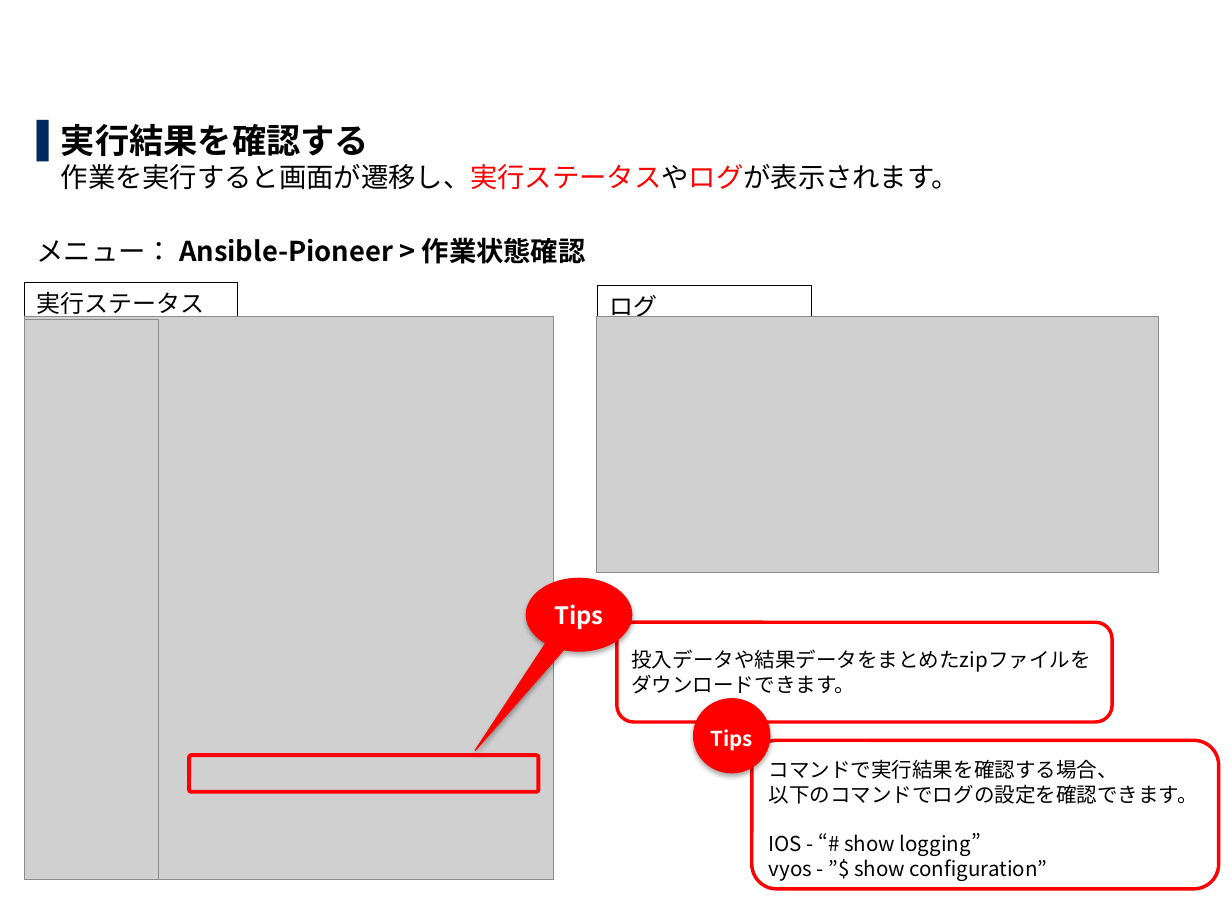
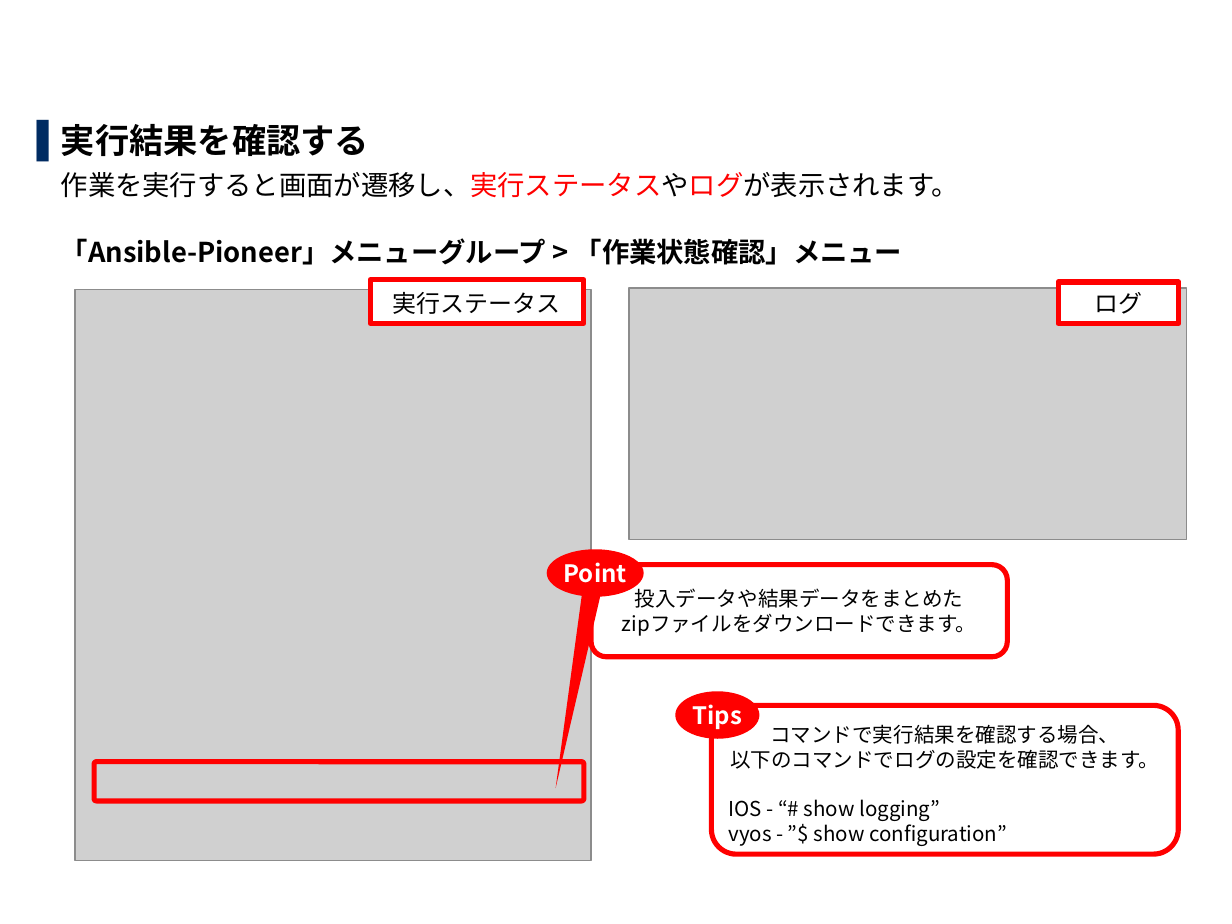
Before and after one commit to exastro-suite/it-automation-docs, a slide deck: slide 67 of asset/Learn_ja/ITA-Ansible-Driver_ja_practice.pptx (slide 64 before the commit). Drawn at 1232x924 pixels with LibreOffice and Linux fonts; fonts in the diff are those of the drawing; grey boxes stand for pictures; background and template pictures are left out. Boxes give left, top, right and bottom in pixels: in the first picture for what was removed or moved away, otherwise in the second. Text is boxed around its words. In the diff, an @@ line names an element or a change of style, - is before the commit and + after.

```diff
--- a/asset/Learn_ja/ITA-Ansible-Driver_ja_practice.pptx
+++ b/asset/Learn_ja/ITA-Ansible-Driver_ja_practice.pptx
@@ text at box(61, 124, 959, 265): text changed; bold on @@
-▌ 実行結果を確認する
-  作業を実行すると画面が遷移し、実行ステータスやログが表示されます。
-メニュー： Ansible-Pioneer > 作業状態確認
+▌ 実行結果を確認する
+  作業を実行すると画面が遷移し、実行ステータスやログが表示されます。
+  「Ansible-Pioneer」メニューグループ > 「作業状態確認」メニュー
@@ picture: place and size @@
-picture at box(25, 317, 553, 880)
+picture at box(75, 290, 591, 860)
@@ rectangle "実行ステータス": place and size @@
-rectangle "実行ステータス" at box(25, 282, 238, 324)
+rectangle "実行ステータス" at box(370, 280, 583, 323)
@@ rectangle "実行ステータス" at box(370, 280, 583, 323): alignment left to centre; vertical alignment top to bottom; fill none to #FFFFFF; outline #000000 0.75 pt to #FF0000 3 pt @@
@@ picture: place and size @@
-picture at box(596, 317, 1158, 573)
+picture at box(630, 288, 1188, 540)
@@ rectangle "ログ" at box(1058, 282, 1179, 324): alignment left to centre; vertical alignment top to bottom; fill none to #FFFFFF; outline #000000 0.75 pt to #FF0000 3 pt @@
@@ rectangle "ログ": place and size @@
-rectangle "ログ" at box(598, 286, 811, 328)
+rectangle "ログ" at box(1058, 282, 1179, 324)
@@ picture removed at box(25, 319, 159, 880) @@
@@ speech bubble added at box(547, 549, 644, 598), fill #FF0000, 14 pt, text #FFFFFF, bold @@
+Point
@@ rounded rectangle "投入データや結果データをまとめた" at box(591, 564, 1008, 657): outline #FF0000 2 pt to #FF0000 3 pt @@
@@ rounded rectangle "投入データや結果データをまとめた": place and size @@
-rounded rectangle "投入データや結果データをまとめた" at box(617, 622, 1112, 722)
+rounded rectangle "投入データや結果データをまとめた" at box(591, 564, 1008, 657)
@@ speech bubble removed at box(526, 579, 632, 652) @@
-Tips
@@ text in rounded rectangle at box(622, 586, 977, 636): text changed @@
-投入データや結果データをまとめたzipファイルを
-ダウンロードできます。
+投入データや結果データをまとめた
+zipファイルをダウンロードできます。
@@ ellipse "Tips": place and size @@
-ellipse "Tips" at box(694, 699, 770, 772)
+ellipse "Tips" at box(675, 691, 759, 739)
@@ ellipse "Tips" at box(675, 691, 759, 739): size 12 to 14 pt; outline #FF0000 0.75 pt to none; shadow off @@
@@ rounded rectangle "コマンドで実行結果を確認する場合、": place and size @@
-rounded rectangle "コマンドで実行結果を確認する場合、" at box(752, 740, 1218, 890)
+rounded rectangle "コマンドで実行結果を確認する場合、" at box(711, 706, 1178, 855)
@@ rounded rectangle "コマンドで実行結果を確認する場合、" at box(711, 706, 1178, 855): outline #FF0000 2 pt to #FF0000 3 pt @@
@@ text in rounded rectangle at box(728, 749, 1159, 821): text changed @@
-以下のコマンドでログの設定を確認できます。
-IOS - “# show logging”
+以下のコマンドでログの設定を確認できます。
+IOS - “# show logging”
@@ text in rounded rectangle at box(770, 724, 1119, 744): alignment left to centre @@
@@ rounded rectangle: place and size @@
-rounded rectangle at box(188, 755, 538, 792)
+rounded rectangle at box(94, 761, 583, 801)
@@ rounded rectangle at box(94, 761, 583, 801): outline #FF0000 2.25 pt to #FF0000 3 pt @@
@@ page number at box(1121, 890, 1214, 919): text changed @@
-64
+67
```
Also in this commit, not shown: 60 other slides changed, 3 slides added, 3 other files.
